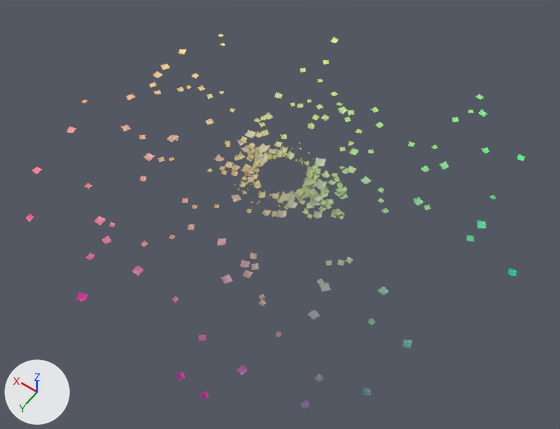
Two versions of the glTF model assets-full/fall/slab-fall.glb, one commit apart.
Before and after are seen from a 50 mm camera at (-697.0, 985.0, 1396.0) aimed at (-42.0, 68.0, -45.0). Arrows for +X, +Y and +Z are at lower left; the lights stay in place. The picture after the commit comes second.

Names of what the first picture shows: 'leaves'.
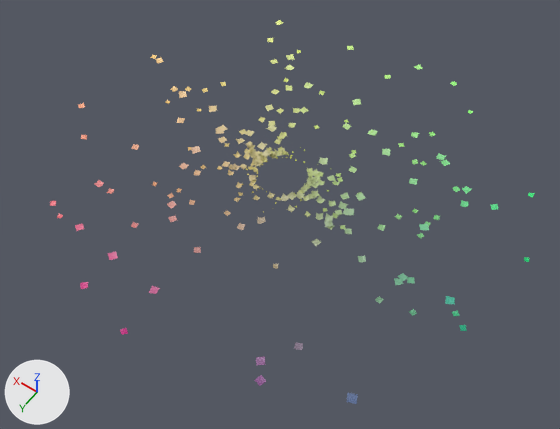
The change, as a list of edits to the scene's bpy script:
```text
Change me_leaves:
    remove me_leaves.from_pydata(...)  # 4890 vertices, 5580 faces; spans x -573.0..566.0, y -525.0..551.0, z 0.0..14.0
    add me_leaves.from_pydata(...)  # 3840 vertices, 4392 faces; spans x -580.0..565.0, y -535.0..537.0, z 0.0..18.0
    me_leaves part 1: the loose piece of 25 vertices spanning x 86.0..105.0, y -9.0..10.0, z 0.0..7.0 is scaled about its middle by 0.916, then moved by (9.0, 0.0, 0.0)
    me_leaves part 2: the loose piece of 25 vertices spanning x 131.0..156.0, y -77.0..-53.0, z 0.0..5.0 is scaled about its middle by 0.838, then moved by (4.0, -2.0, 0.0)
    me_leaves part 3: the loose piece of 25 vertices spanning x -147.0..-124.0, y -9.0..14.0, z 0.0..9.0 is scaled about its middle by 0.91, then moved by (-7.0, 0.0, 0.0)
    me_leaves part 4: the loose piece of 25 vertices spanning x -65.0..-34.0, y -103.0..-72.0, z 0.0..5.0 is scaled about its middle by 0.83, then moved by (-4.0, -8.0, 0.0)
    me_leaves part 5: the loose piece of 25 vertices spanning x 58.0..76.0, y -85.0..-68.0, z 0.0..6.0 is moved by (6.0, -7.0, 0.0)
    me_leaves part 6: the loose piece of 25 vertices spanning x -116.0..-100.0, y -59.0..-42.0, z 0.0..8.0 is moved by (-8.0, -4.0, 0.0)
    me_leaves part 7: the loose piece of 25 vertices spanning x -83.0..-63.0, y -29.0..-9.0, z 0.0..9.0 is scaled about its middle by 0.85, then moved by (-7.0, -2.0, -1.0)
    me_leaves part 8: the loose piece of 25 vertices spanning x 103.0..127.0, y -100.0..-77.0, z 0.0..4.0 is multiplied about its middle by the matrix ((0.064, -0.798, -0.119), (0.805, 0.069, -0.03), (0.04, -0.116, 0.8)), then moved by (-39.0, -24.0, 0.0)
    me_leaves part 9: the loose piece of 25 vertices spanning x 96.0..114.0, y 35.0..52.0, z 0.0..5.0 is scaled about its middle by 0.912, then moved by (8.0, 3.0, 0.0)
    me_leaves part 10: the loose piece of 25 vertices spanning x -119.0..-98.0, y -32.0..-10.0, z 0.0..8.0 is multiplied about its middle by the matrix ((-0.636, 0.688, -0.055), (-0.666, -0.631, -0.192), (-0.178, -0.091, 0.916)), then moved by (22.0, -15.0, -1.0)
    me_leaves part 11: the loose piece of 25 vertices spanning x -133.0..-113.0, y -120.0..-100.0, z 0.0..5.0 is scaled about its middle by 0.901, then moved by (-3.0, -2.0, 0.0)
    me_leaves part 12: the loose piece of 25 vertices spanning x 33.0..59.0, y 105.0..131.0, z 0.0..7.0 is multiplied about its middle by the matrix ((0.545, -0.316, 0.13), (0.312, 0.56, 0.054), (-0.139, 0.018, 0.627)), then moved by (-3.0, 2.0, 0.0)
    me_leaves part 13: the loose piece of 25 vertices spanning x -164.0..-138.0, y -43.0..-17.0, z 0.0..10.0 is scaled about its middle by 0.896, then moved by (-5.0, -1.0, 0.0)
    me_leaves part 14: the loose piece of 25 vertices spanning x 50.0..67.0, y 68.0..84.0, z 0.0..8.0 is moved by (6.0, 8.0, 0.0)
    me_leaves part 15: the loose piece of 25 vertices spanning x 77.0..100.0, y -58.0..-34.0, z 0.0..9.0 is scaled about its middle by 0.832, then moved by (8.0, -4.0, -1.0)
    me_leaves part 16: the loose piece of 25 vertices spanning x -148.0..-123.0, y 39.0..65.0, z 0.0..13.0 is scaled about its middle by 0.899, then moved by (-6.0, 2.0, -1.0)
    me_leaves part 17: 248 loose pieces with 2405 vertices, spanning x -573.0..566.0, y -525.0..551.0, z 0.0..14.0, are deleted
    me_leaves part 18: 29 vertices moved within x -166.0..126.0, y -57.0..62.0, z 0.0..7.0; 1681 vertices removed from x -172.0..156.0, y -116.0..75.0, z 0.0..14.0; 2996 vertices added at x -580.0..565.0, y -535.0..537.0, z 0.0..18.0
    me_leaves part 19: 40 vertices added at x -449.0..-233.0, y 338.0..464.0, z 0.0..4.0
    other edits to the shape of me_leaves do not show in these pictures
```

Boxes [x1, y1, x2, y2] around the edits, measured in the pictures (560 x 429 px; the box of a moved part takes in the faces that stretch with it):
'leaves', reshaped
    before: [26, 34, 525, 409]
    after: [50, 20, 535, 404]
part 1 of me_leaves, moved or reshaped
    before: [246, 155, 254, 161]
    after: [244, 153, 250, 160]
part 2 of me_leaves, moved or reshaped
    before: [245, 130, 256, 138]
    after: [245, 130, 254, 136]
part 3 of me_leaves, moved or reshaped
    before: [326, 199, 333, 205]
    after: [329, 201, 336, 206]
part 4 of me_leaves, moved or reshaped
    before: [315, 158, 326, 166]
    after: [319, 157, 328, 165]
part 5 of me_leaves, moved or reshaped
    before: [274, 142, 282, 147]
    after: [274, 139, 281, 144]
part 6 of me_leaves, moved or reshaped
    before: [328, 180, 336, 185]
    after: [332, 181, 340, 185]
part 7 of me_leaves, moved or reshaped
    before: [308, 179, 317, 188]
    after: [311, 180, 320, 188]
part 8 of me_leaves, moved or reshaped
    before: [261, 130, 269, 136]
    after: [282, 132, 287, 136]
part 9 of me_leaves, moved or reshaped
    before: [231, 165, 240, 171]
    after: [228, 164, 236, 170]
part 10 of me_leaves, moved or reshaped
    before: [321, 187, 329, 192]
    after: [318, 179, 325, 185]
part 11 of me_leaves, moved or reshaped
    before: [346, 166, 356, 173]
    after: [348, 166, 357, 173]
part 12 of me_leaves, moved or reshaped
    before: [231, 195, 242, 202]
    after: [234, 197, 241, 202]
part 13 of me_leaves, moved or reshaped
    before: [338, 191, 348, 199]
    after: [340, 192, 349, 199]
part 14 of me_leaves, moved or reshaped
    before: [240, 181, 247, 187]
    after: [236, 182, 243, 188]
part 15 of me_leaves, moved or reshaped
    before: [258, 144, 270, 153]
    after: [257, 142, 267, 150]
part 16 of me_leaves, moved or reshaped
    before: [313, 211, 322, 218]
    after: [316, 213, 323, 220]
part 17 of me_leaves, deleted
    before: [26, 34, 525, 409]
part 18 of me_leaves, moved or reshaped
    before: [225, 134, 337, 218]
    after: [50, 20, 535, 335]
part 19 of me_leaves, added
    after: [255, 343, 358, 404]
